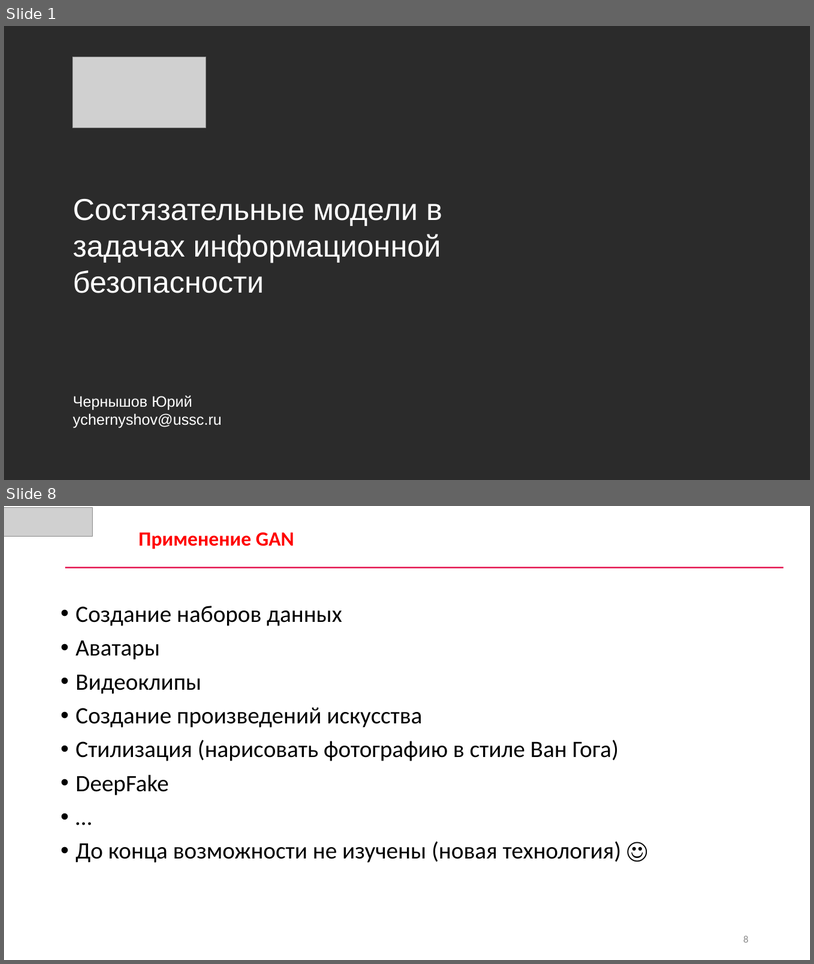
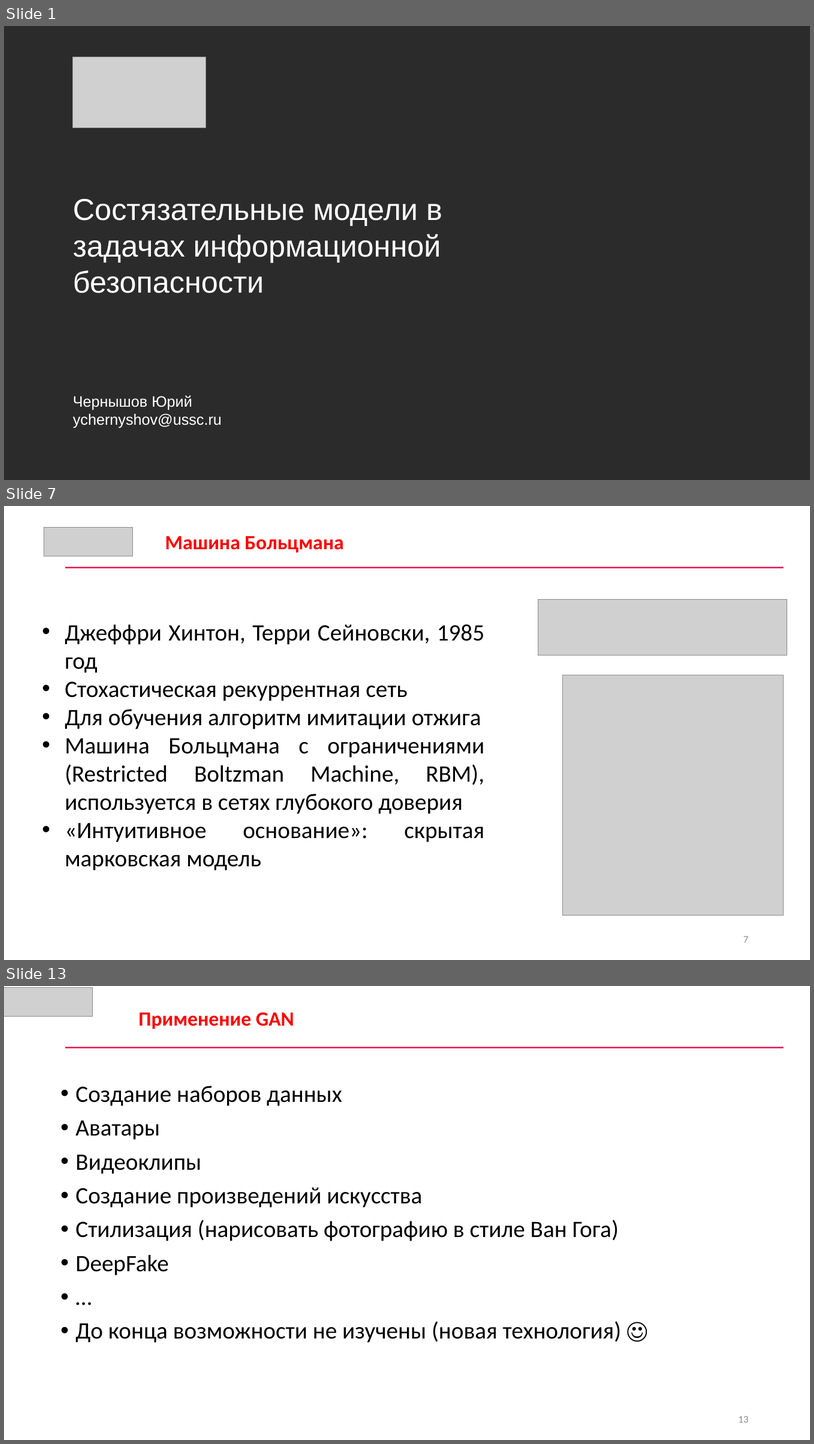
Before and after one commit to CyberLympha/AI-for-IS-Course, a slide deck: Лекции/Состязательные модели в ИБ.pptx. Shown one above the other, each under a label of ours: slides 1 and 8 before the commit, slides 1, 7 and 13 after it; the slides between them are not shown. The pictures are 814x964 and 814x1444 pixels, drawn with LibreOffice and Linux fonts; fonts in the diff are those of the drawing; grey boxes stand for pictures; background and template pictures are left out; a plain dark background stands for a picture behind light text. Boxes give left, top, right and bottom in pixels: in the first picture for what was removed or moved away, otherwise in the second. Text is boxed around its words. In the diff, an @@ line names an element or a change of style, - is before the commit and + after.

```diff
--- a/Лекции/Состязательные модели в ИБ.pptx
+++ b/Лекции/Состязательные модели в ИБ.pptx
@@ slide 7 added at [4,506,810,960], background #FFFFFF @@
@@ picture added at [44,527,133,556] @@
@@ text added at [165,536,344,553], 24 pt, text #FF0000, bold @@
+Машина Больцмана
@@ rectangle added at [65,567,784,568], fill #E20443 @@
@@ picture added at [538,599,787,655] @@
@@ text added at [65,624,485,870], 28 pt, text #000000 @@
+• Джеффри Хинтон, Терри Сейновски, 1985 год
+• Cтохастическая рекуррентная сеть
+• Для обучения алгоритм имитации отжига
+• Машина Больцмана с ограничениями (Restricted Boltzman Machine, RBM), используется в сетях глубокого доверия
+• «Интуитивное основание»: скрытая марковская модель
@@ picture added at [563,675,785,915] @@
@@ page number added at [744,936,749,942], 12 pt, text #8C8C8C @@
+7
@@ what was slide 8 is now slide 13 @@
@@ page number at [738,1416,749,1422]: text changed @@
-8
+13
```
Also in this commit, not shown: 7 slides changed, 5 other slides added, 12 slides removed, 5 other files.
